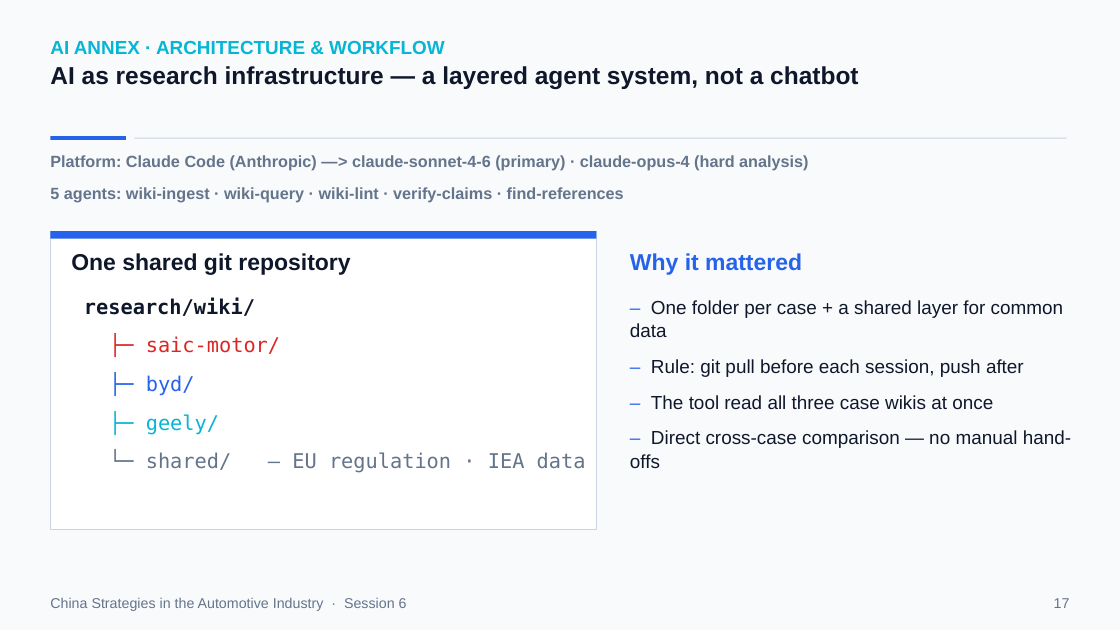
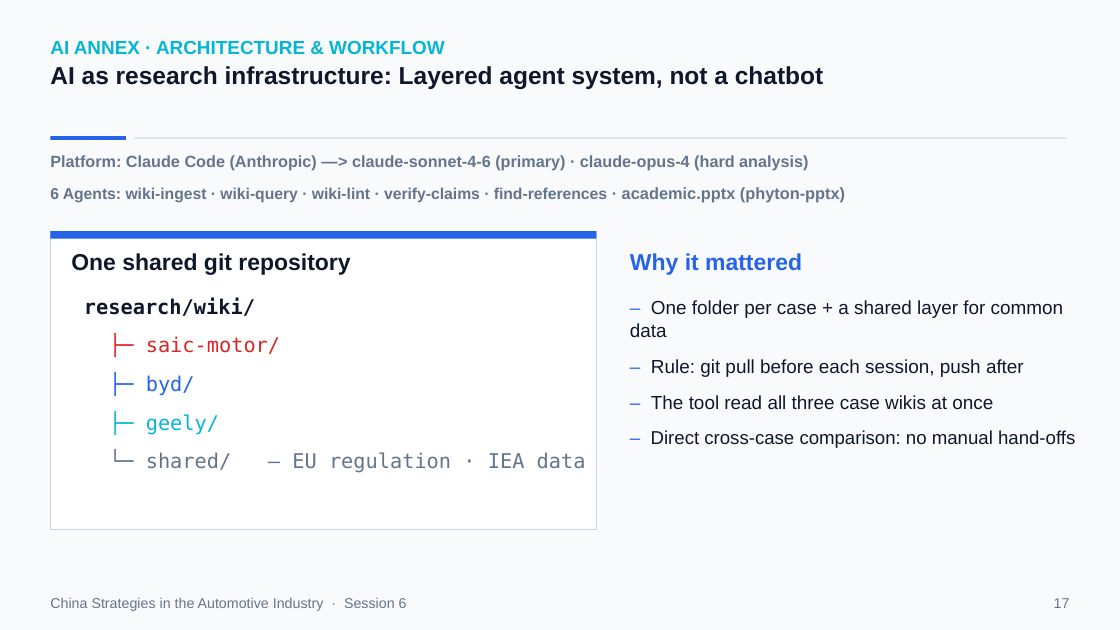
Before and after one commit to mickeymousehacker/CHINA-seminar-paper, a slide deck: slide 17 of research/presentation/China-Strategies-Presentation-FINAL.pptx. Drawn at 1120x630 pixels with LibreOffice and Linux fonts; fonts in the diff are those of the drawing. Boxes give left, top, right and bottom in pixels: in the first picture for what was removed or moved away, otherwise in the second. Text is boxed around its words. In the diff, an @@ line names an element or a change of style, - is before the commit and + after.

```diff
--- a/research/presentation/China-Strategies-Presentation-FINAL.pptx
+++ b/research/presentation/China-Strategies-Presentation-FINAL.pptx
@@ text at bbox=[50, 66, 823, 89]: text changed @@
-AI as research infrastructure — a layered agent system, not a chatbot
+AI as research infrastructure: Layered agent system, not a chatbot
@@ text at bbox=[50, 187, 845, 203]: text changed; size 13.9 to 13.5 pt @@
-5 agents: wiki-ingest · wiki-query · wiki-lint · verify-claims · find-references
+6 Agents: wiki-ingest · wiki-query · wiki-lint · verify-claims · find-references · academic.pptx (phyton-pptx)
@@ text at bbox=[651, 430, 1075, 448]: text changed; size 16.2 to 16 pt @@
-– Direct cross-case comparison — no manual hand-offs
+– Direct cross-case comparison: no manual hand-offs
```
Also in this commit, not shown: 10 other slides changed, 8 other files.
